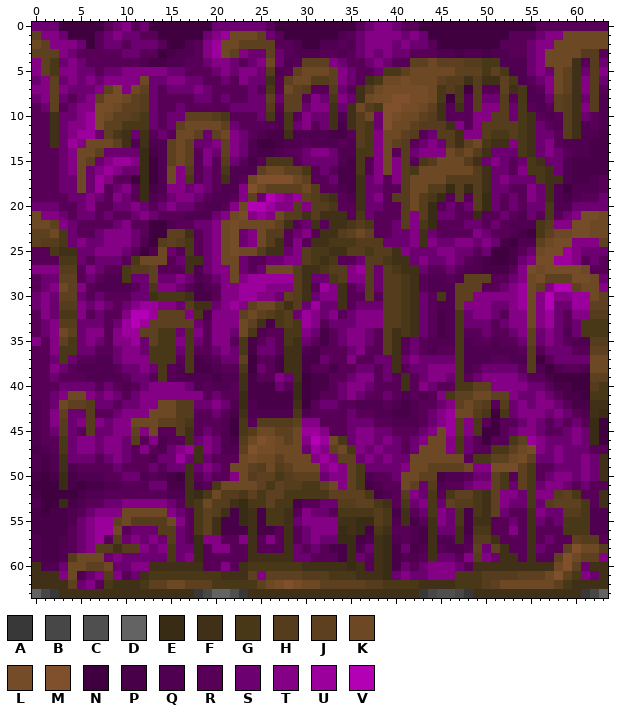
One commit to this pixel-art sprite: Buchanan/TEXTURES/PURPLE0.png. This is how it looked before the edit.
The file is 64x64 pixels. Colours within 5 levels of each other are drawn and written as one.
Palette (. is transparent): A #383838  B #474747  C #4f4f4f  D #636363  E #382c14  F #403018  G #483818  H #543c1c  J #5c4020  K #6c4824  L #744c28  M #80502c  N #400040  P #480048  Q #500050  R #580058  S #6c0070  T #840084  U #9c009c  V #b400b4
The same view after the edit:
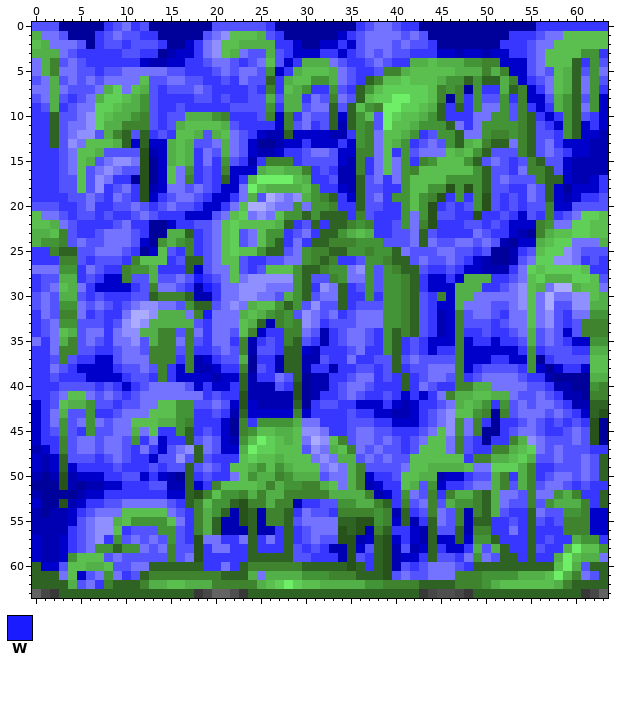
Colours new in this view: W #1b1bff
The exact change:
colour E: #382c14 -> #27531b
colour F: #403018 -> #2f6323
colour G: #483818 -> #3f832f
colour H: #543c1c -> #439337
colour J: #5c4020 -> #53af47
colour K: #6c4824 -> #5bbf4f
colour L: #744c28 -> #5fcf57
colour M: #80502c -> #6fef67
colour N: #400040 -> #00009b
colour P: #480048 -> #0000b3
colour Q: #500050 -> #0000cb
colour R: #580058 -> #3737ff
colour S: #6c0070 -> #5353ff
colour T: #840084 -> #7373ff
colour U: #9c009c -> #8f8fff
colour V: #b400b4 -> #ababff
y 28: x 18 Q -> W
y 29: x 19 Q -> W
y 32: x 19 Q -> W
